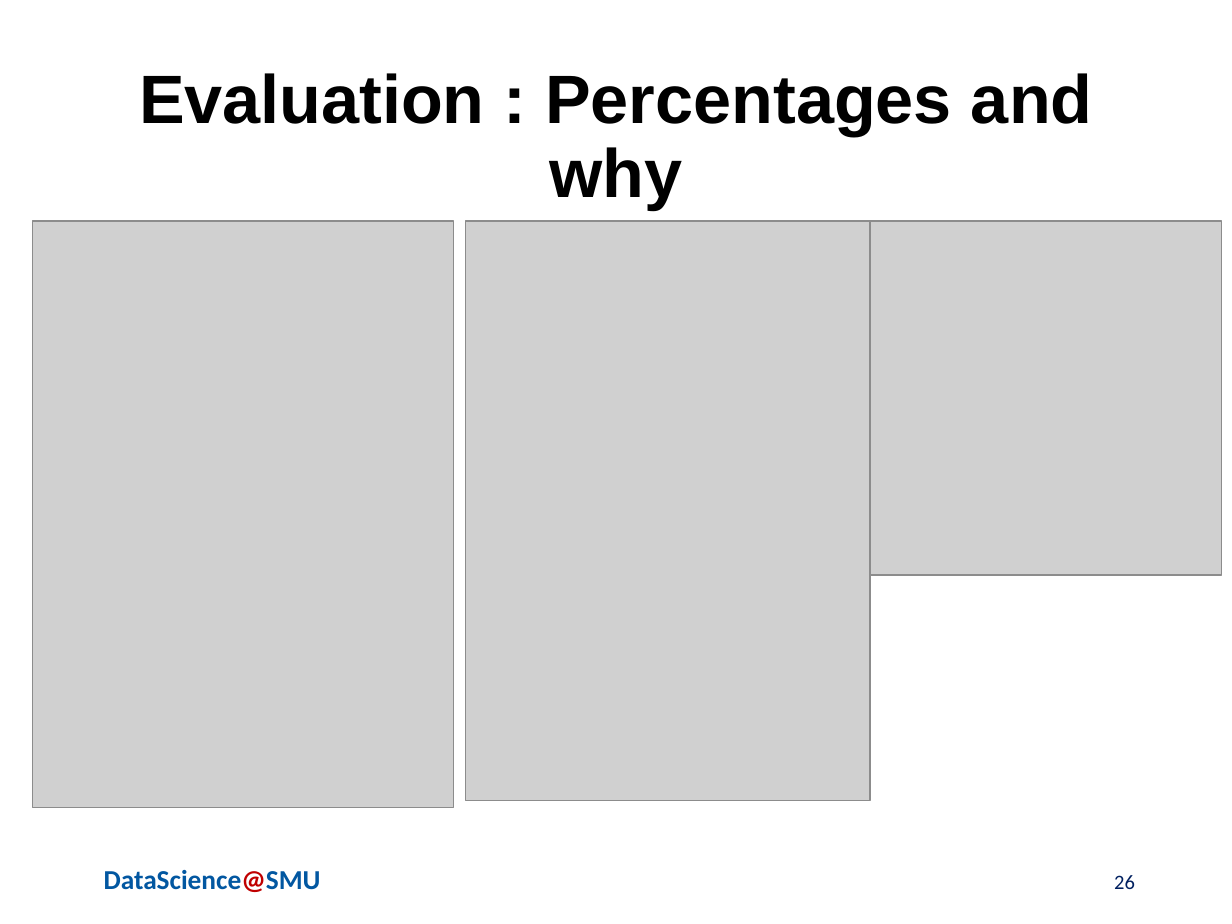
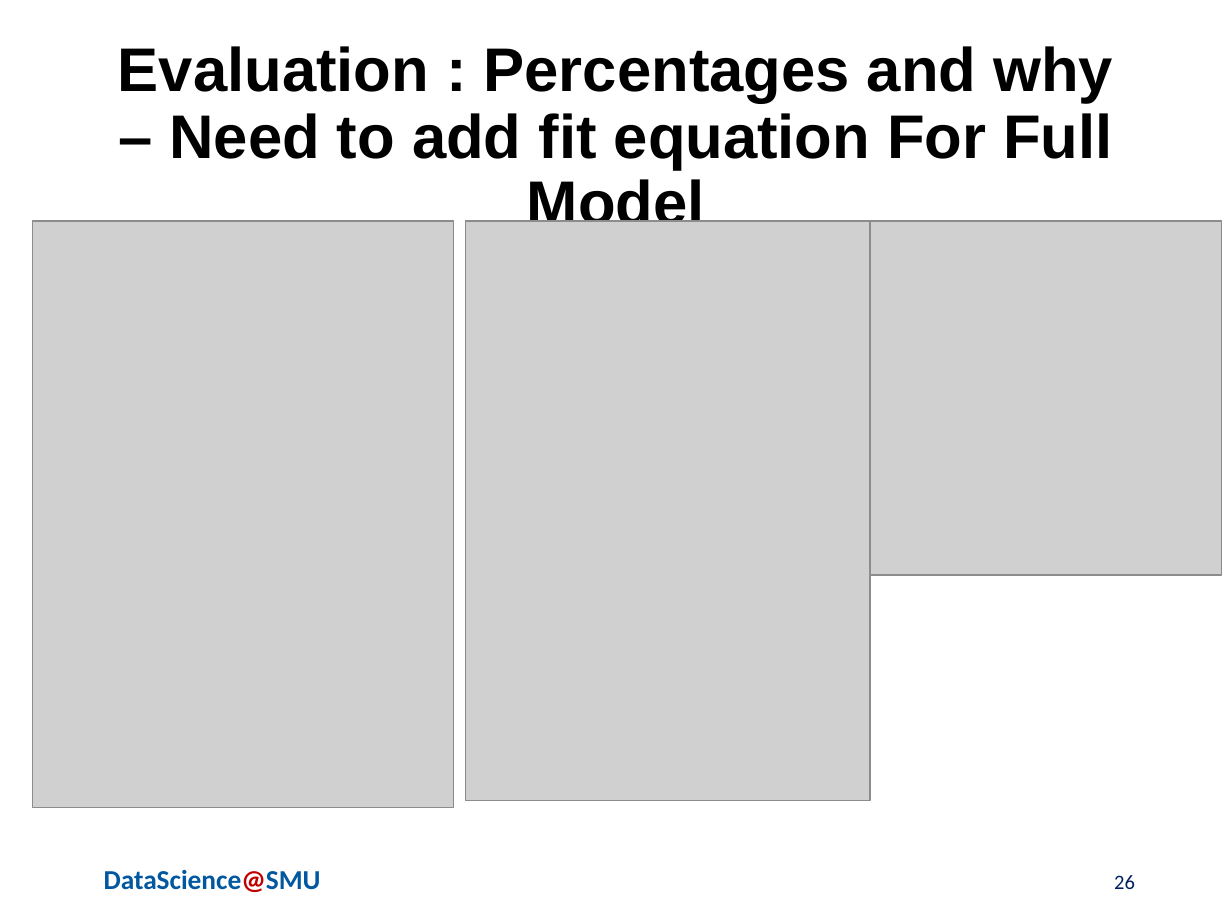
Before and after one commit to chaoshunh/SMU_MSDS, a slide deck: slide 26 of Doing_Data_Science/CaseStudy2/Reports/MSDSPresentation.pptx. Drawn at 1232x924 pixels with LibreOffice and Linux fonts; fonts in the diff are those of the drawing; grey boxes stand for pictures; background and template pictures are left out. Boxes give left, top, right and bottom in pixels: in the first picture for what was removed or moved away, otherwise in the second. Text is boxed around its words. In the diff, an @@ line names an element or a change of style, - is before the commit and + after.

Commit message:
Need to add fit models
Please add fit models in the presentation and conclusion/summary

```diff
--- a/Doing_Data_Science/CaseStudy2/Reports/MSDSPresentation.pptx
+++ b/Doing_Data_Science/CaseStudy2/Reports/MSDSPresentation.pptx
@@ title at (118, 46, 1113, 222): text changed; size 40 to 36 pt @@
-Evaluation : Percentages and why
+Evaluation : Percentages and why – Need to add fit equation For Full Model
```
Also in this commit, not shown: 3 other slides changed, 2 slides removed.
